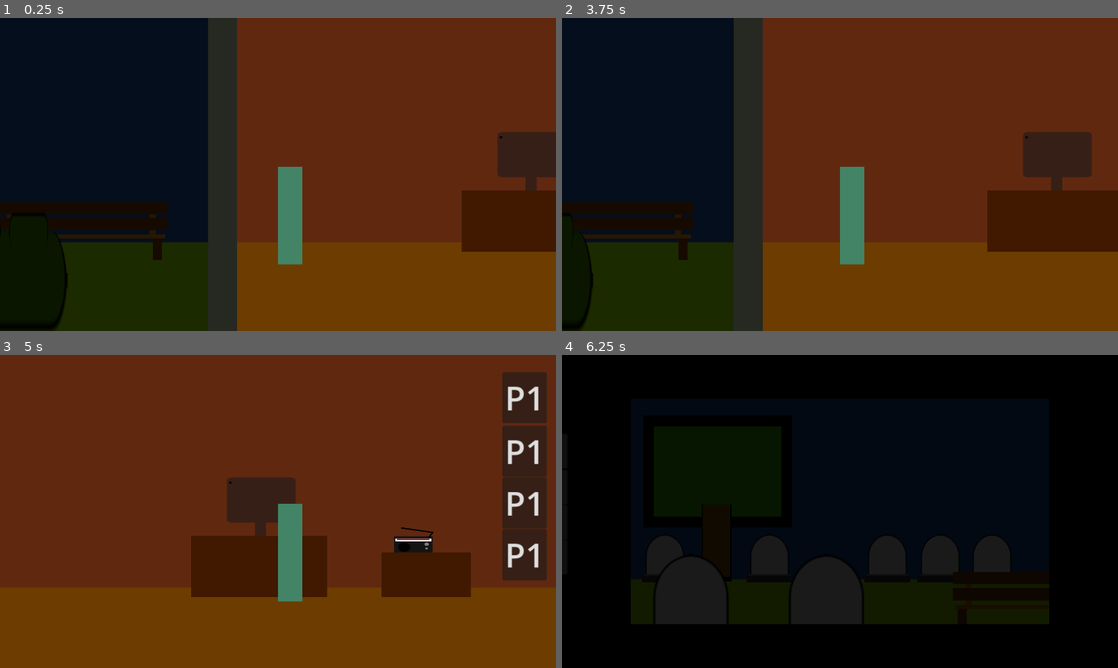
Above: before the commit, frames 1-4 (two rows, left to right).
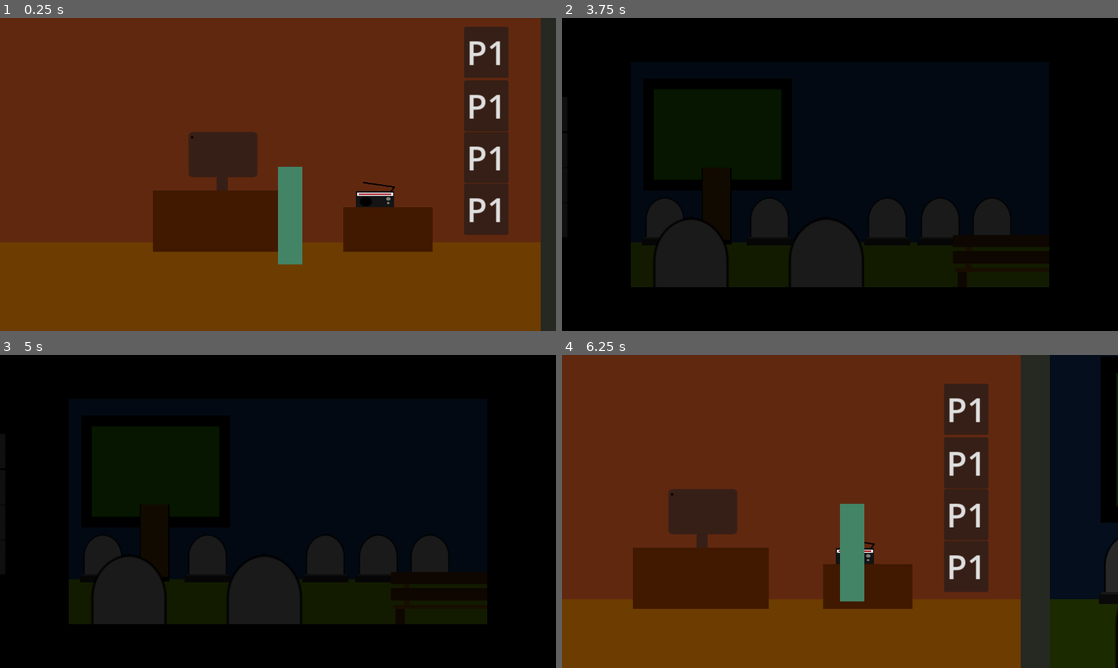
Above: after the commit, the same moments.

Repository: NileKnight1/the-graves
Game: Godot game, scene res://scenes/game.tscn
The game is run twice, just before and just after one commit, with the same random seed, the same clock (stepped at 60 frames per second) and the same inputs. The project has no main scene, so this scene is started directly. Video files are missing from this copy of the repository; at most half a second of black plays in their place.
Inputs (mouse positions are in pixels of both pictures, inside the frame that each line leads up to):
- Up to frame 1 (0.25 s): no input
- Up to frame 2 (3.75 s): click (1045, 105) at 0.5 s, where only the run after the commit has a clickable "P1"; click (1045, 158) at 1.25 s, where only the run after the commit has a clickable "P1"; click (1045, 208) at 2 s, where only the run after the commit has a clickable "P1"; click (1045, 52) at 2.75 s, where only the run after the commit has a clickable "P1"; tap Enter at 3.5 s; move the mouse to (962, 158) at 3.52 s; hold D (right) from 3.53 s (still down); tap E (interact) at 3.6 s; click (962, 158) at 3.67 s
- Up to frame 3 (5 s): keep holding D (right); tap Space (jump) at 3.77, 4.52 s; move the mouse to (166, 527) at 4.27 s; tap Shift (sprint) at 4.35 s
- Up to frame 4 (6.25 s): move the mouse to (895, 442) at 5.02 s; release D (right) at 5.03 s; hold A (left) 5.03-5.78 s; tap Alt at 5.1 s; move the mouse to (812, 574) at 5.77 s; hold D (right) from 5.78 s (still down); tap E (interact) at 5.85 s; click (812, 574) at 5.92 s; tap Space (jump) at 6.02 s

The runs differ from the first frame. In frame 1, 55% of the frame differs, in the area x 0-100%, y 0-100%; in frame 2, 93%; in frame 3, 100%; in frame 4, 98%.

Commit message:
now reporting can work with the four parts, tested edge cases like zero anomaly or an anomaly detected by two areas in same second annnnd they're working well!

Diff:
--- a/scenes/game.tscn
+++ b/scenes/game.tscn
@@ -151,7 +151,13 @@
 size = Vector2(256, 247)
 
 [sub_resource type="RectangleShape2D" id="RectangleShape2D_iywne"]
-size = Vector2(1053, 703)
+size = Vector2(1038, 703)
+
+[sub_resource type="RectangleShape2D" id="RectangleShape2D_p57ef"]
+size = Vector2(1081.5, 703)
+
+[sub_resource type="RectangleShape2D" id="RectangleShape2D_u5sy4"]
+size = Vector2(1094, 703)
 
 [node name="game" type="Node2D" unique_id=275808026]
 script = ExtResource("1_lnu2h")
@@ -876,7 +882,7 @@
 theme_override_styles/panel = SubResource("StyleBoxFlat_dinhu")
 
 [node name="player" parent="." unique_id=952241435 instance=ExtResource("1_uwrxv")]
-position = Vector2(-462, -55)
+position = Vector2(46, -55)
 
 [node name="Camera2D" type="Camera2D" parent="player" unique_id=1735474666]
 position = Vector2(0, -110)
@@ -886,6 +892,28 @@
 
 [node name="anomaly" parent="anomalies" unique_id=1341686786 instance=ExtResource("3_lbhrr")]
 position = Vector2(-2178, 26)
+
+[node name="anomaly8" parent="anomalies" unique_id=312059141 instance=ExtResource("3_lbhrr")]
+position = Vector2(-1723, 29)
+scale = Vector2(2.279995, 1)
+
+[node name="anomaly2" parent="anomalies" unique_id=1826338762 instance=ExtResource("3_lbhrr")]
+position = Vector2(-1423, 26)
+
+[node name="anomaly3" parent="anomalies" unique_id=1725701630 instance=ExtResource("3_lbhrr")]
+position = Vector2(-1115, 26)
+
+[node name="anomaly4" parent="anomalies" unique_id=2050654115 instance=ExtResource("3_lbhrr")]
+position = Vector2(-851, 26)
+
+[node name="anomaly5" parent="anomalies" unique_id=1795635768 instance=ExtResource("3_lbhrr")]
+position = Vector2(1139, 26)
+
+[node name="anomaly6" parent="anomalies" unique_id=280900988 instance=ExtResource("3_lbhrr")]
+position = Vector2(1829, 26)
+
+[node name="anomaly7" parent="anomalies" unique_id=1537928156 instance=ExtResource("3_lbhrr")]
+position = Vector2(1321, 26)
 
 [node name="map above" type="Node2D" parent="." unique_id=491991416]
 
@@ -1380,6 +1408,27 @@
 
 [node name="CollisionShape2D" type="CollisionShape2D" parent="areas/p1" unique_id=823472423]
 position = Vector2(-2227.5, -168.5)
+shape = SubResource("RectangleShape2D_iywne")
+
+[node name="p2" type="Area2D" parent="areas" unique_id=951562676]
+position = Vector2(1122, 0)
+
+[node name="CollisionShape2D" type="CollisionShape2D" parent="areas/p2" unique_id=28930521]
+position = Vector2(-2238.75, -168)
+shape = SubResource("RectangleShape2D_p57ef")
+
+[node name="p3" type="Area2D" parent="areas" unique_id=1769119270]
+position = Vector2(3283, 0)
+
+[node name="CollisionShape2D" type="CollisionShape2D" parent="areas/p3" unique_id=2079106796]
+position = Vector2(-2207, -168.5)
+shape = SubResource("RectangleShape2D_u5sy4")
+
+[node name="p4" type="Area2D" parent="areas" unique_id=477520852]
+position = Vector2(4426, 0)
+
+[node name="CollisionShape2D" type="CollisionShape2D" parent="areas/p4" unique_id=1806166924]
+position = Vector2(-2235, -168.5)
 shape = SubResource("RectangleShape2D_iywne")
 
 [node name="ui" type="Node2D" parent="." unique_id=2084578173]
@@ -1433,6 +1482,12 @@
 [connection signal="body_exited" from="areas/cams" to="." method="_on_cams_body_exited"]
 [connection signal="body_entered" from="areas/p1" to="." method="_on_p_1_body_entered"]
 [connection signal="body_exited" from="areas/p1" to="." method="_on_p_1_body_exited"]
+[connection signal="body_entered" from="areas/p2" to="." method="_on_p_2_body_entered"]
+[connection signal="body_exited" from="areas/p2" to="." method="_on_p_2_body_exited"]
+[connection signal="body_entered" from="areas/p3" to="." method="_on_p_3_body_entered"]
+[connection signal="body_exited" from="areas/p3" to="." method="_on_p_3_body_exited"]
+[connection signal="body_entered" from="areas/p4" to="." method="_on_p_4_body_entered"]
+[connection signal="body_exited" from="areas/p4" to="." method="_on_p_4_body_exited"]
 [connection signal="pressed" from="ui/room/Button" to="." method="_on_button1_pressed"]
 [connection signal="pressed" from="ui/room/Button2" to="." method="_on_button_2_pressed"]
 [connection signal="pressed" from="ui/room/Button3" to="." method="_on_button_3_pressed"]
--- a/scripts/game.gd
+++ b/scripts/game.gd
@@ -109,10 +109,68 @@
 
 		print(p1_anomalies_count)
 
+func _on_p_2_body_entered(body: Node2D) -> void:
+	if body is CharacterBody2D && body.anomaly :
+		print("anomaly")
+		p2_anomalies_count += 1
+		p2_anomalies.append(body)
+func _on_p_2_body_exited(body: Node2D) -> void:
+	if body is CharacterBody2D && body.anomaly :
+		print("anomaly")
+		p2_anomalies_count -= 1
+		p2_anomalies.remove_at(p2_anomalies.find(body))
+
 
 func _on_button_2_pressed() -> void:
-	pass # Replace with function body.
+	print(p2_anomalies)
+	print(p2_anomalies_count)
+	if p2_anomalies_count:
+		for i in p2_anomalies:
+			i.queue_free()
+			print(i)
+
+		#p2_anomalies.clear()
+
+		print(p2_anomalies_count)
+
+
+func _on_p_3_body_entered(body: Node2D) -> void:
+	if body is CharacterBody2D && body.anomaly :
+		print("anomaly")
+		p3_anomalies_count += 1
+		p3_anomalies.append(body)
+func _on_p_3_body_exited(body: Node2D) -> void:
+	if body is CharacterBody2D && body.anomaly :
+		print("anomaly")
+		p3_anomalies_count -= 1
+		p3_anomalies.remove_at(p3_anomalies.find(body))
+
+
 func _on_button_3_pressed() -> void:
-	pass # Replace with function body.
+	print(p3_anomalies)
+	print(p3_anomalies_count)
+	if p3_anomalies_count:
+		for i in p3_anomalies:
+			i.queue_free()
+			print(i)
+
+
+func _on_p_4_body_entered(body: Node2D) -> void:
+	if body is CharacterBody2D && body.anomaly :
+		print("anomaly")
+		p4_anomalies_count += 1
+		p4_anomalies.append(body)
+func _on_p_4_body_exited(body: Node2D) -> void:
+	if body is CharacterBody2D && body.anomaly :
+		print("anomaly")
+		p4_anomalies_count -= 1
+		p4_anomalies.remove_at(p4_anomalies.find(body))
+
+
 func _on_button_4_pressed() -> void:
-	pass # Replace with function body.
+	print(p4_anomalies)
+	print(p4_anomalies_count)
+	if p4_anomalies_count:
+		for i in p4_anomalies:
+			i.queue_free()
+			print(i)
